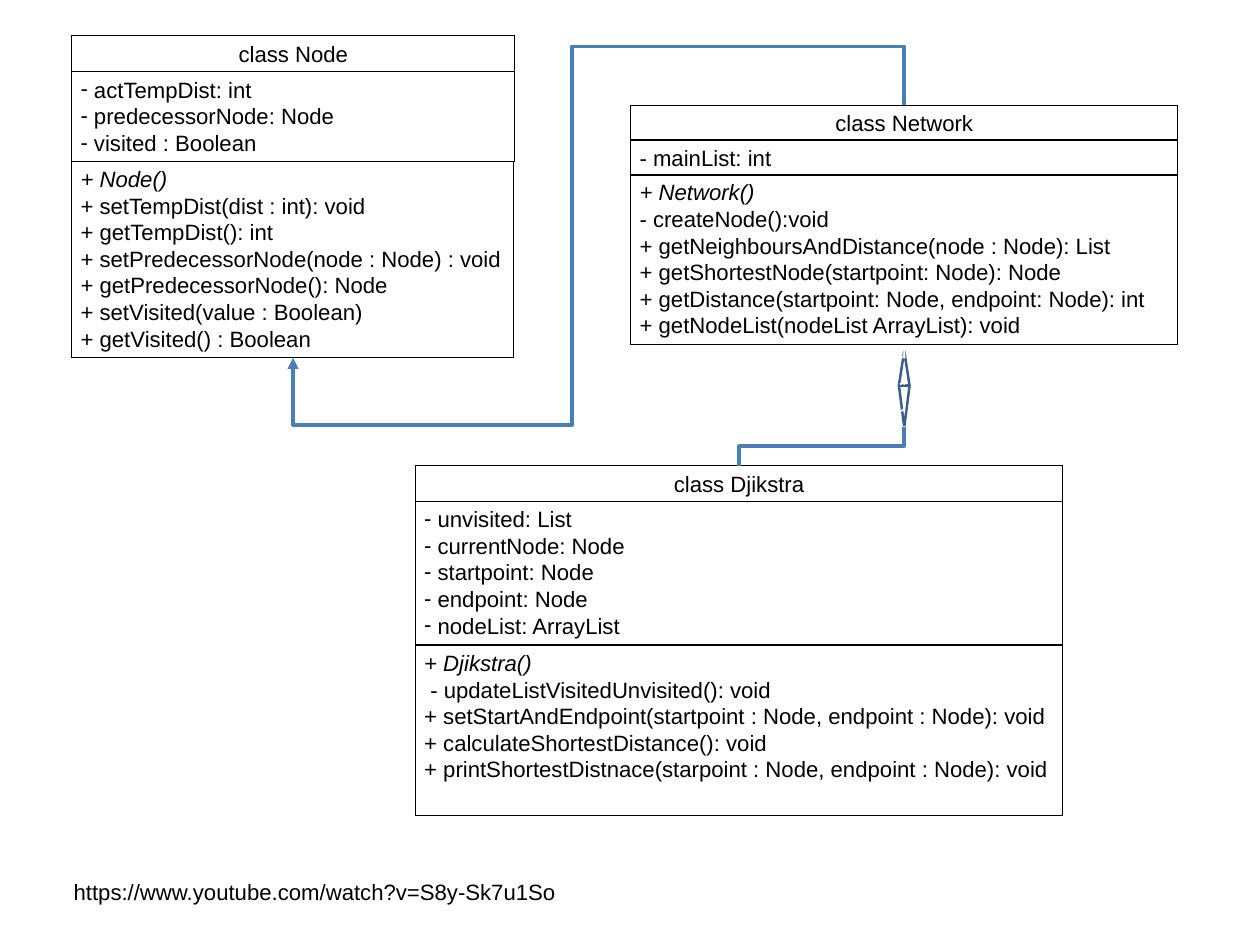
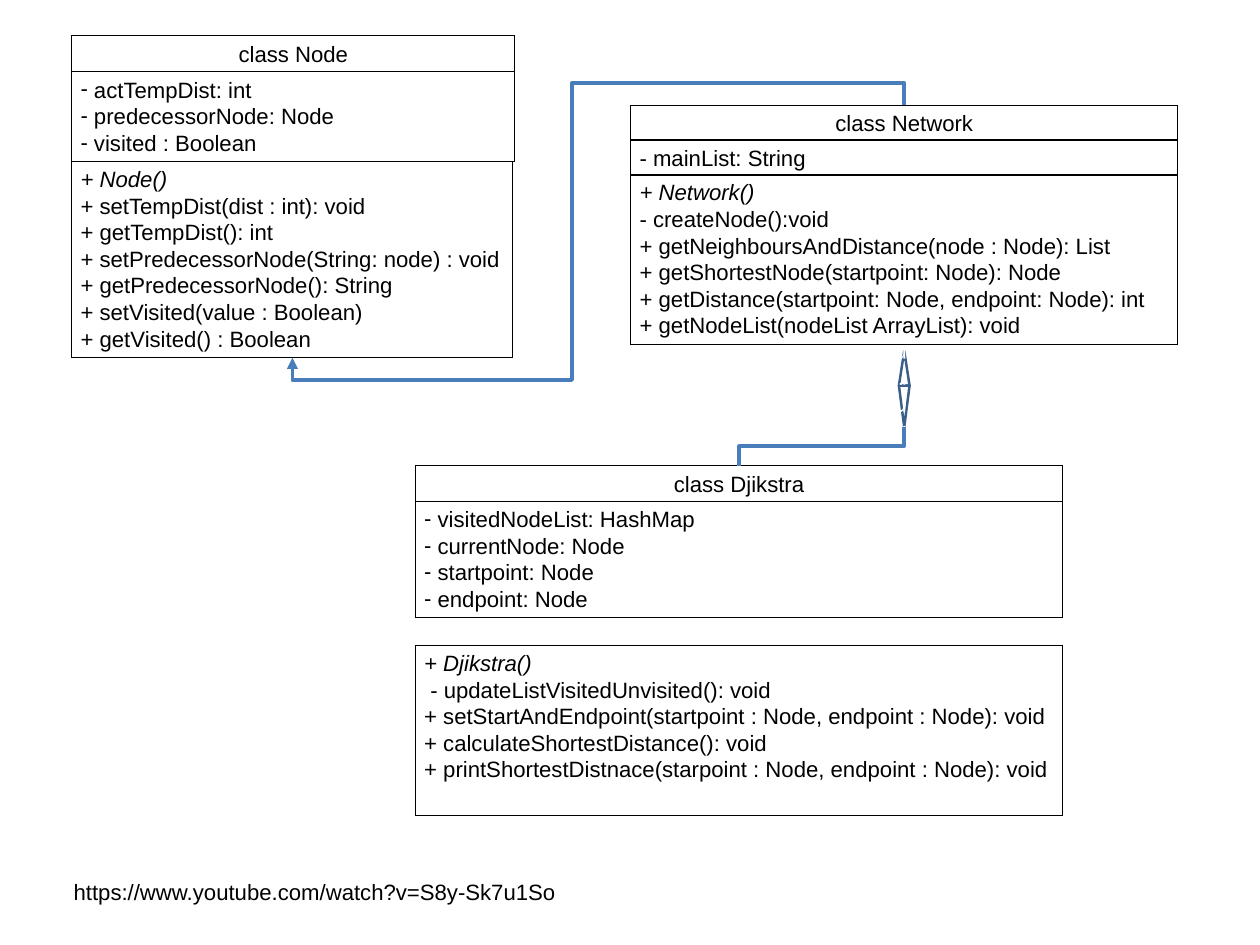
Before and after one commit to DiniFarb/Djikstra, a slide deck: slide 4 of Dijkstra.pptx. Drawn at 1260x945 pixels with LibreOffice and Linux fonts; fonts in the diff are those of the drawing; background and template pictures are left out. Boxes give left, top, right and bottom in pixels: in the first picture for what was removed or moved away, otherwise in the second. Text is boxed around its words. In the diff, an @@ line names an element or a change of style, - is before the commit and + after.

```diff
--- a/Dijkstra.pptx
+++ b/Dijkstra.pptx
@@ elbow arrow (292, 358) - (905, 105): route changed @@
@@ text in rectangle at (653,150,806,171): text changed @@
-- mainList: int
+- mainList: String
@@ text in rectangle at (100,251,500,298): text changed @@
-+ setPredecessorNode(node : Node) : void
-+ getPredecessorNode(): Node
++ setPredecessorNode(String: node) : void
++ getPredecessorNode(): String
@@ rectangle "visitedNodeList: HashMap": place and size @@
-rectangle "visitedNodeList: HashMap" at (416,502,1063,645)
+rectangle "visitedNodeList: HashMap" at (416,502,1063,618)
@@ text in rectangle at (438,511,695,532): text changed @@
-– unvisited: List
+– visitedNodeList: HashMap
@@ text in rectangle at (438,618,619,639): paragraph removed @@
-– nodeList: ArrayList
```
Also in this commit, not shown: 1 other slide changed, 4 other files.
